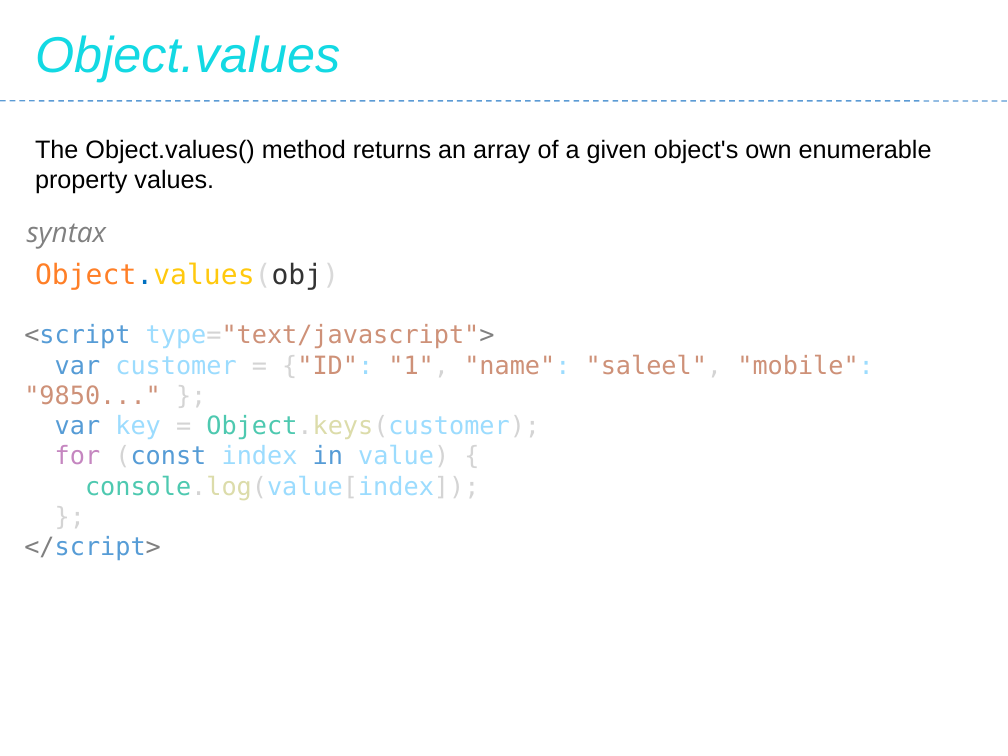
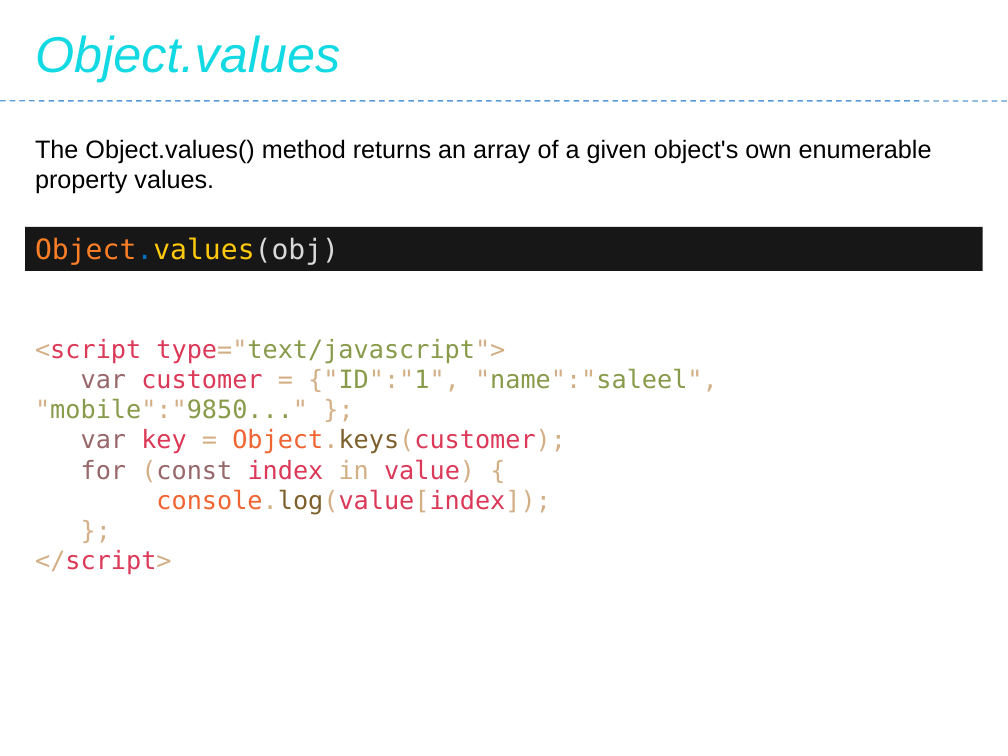
Before and after one commit to Saleel-Bagde/PPT-s, a slide deck: slide 69 of JavaScript.pptx. Drawn at 1008x756 pixels with LibreOffice and Linux fonts; fonts in the diff are those of the drawing. Boxes give left, top, right and bottom in pixels: in the first picture for what was removed or moved away, otherwise in the second. Text is boxed around its words. In the diff, an @@ line names an element or a change of style, - is before the commit and + after.

```diff
--- a/JavaScript.pptx
+++ b/JavaScript.pptx
@@ rectangle "Object.values(obj)": place and size @@
-rectangle "Object.values(obj)" at (35,262,339,290)
+rectangle "Object.values(obj)" at (25,227,983,271)
@@ rectangle "Object.values(obj)" at (25,227,983,271): text colour #333333 to #D9D9D9 in "Object.values(obj)"; fill none to #181717 @@
@@ text removed at (27,223,106,249) @@
-syntax
@@ text "<script type="text/javascript">": place and size @@
-text "<script type="text/javascript">" at (24,324,874,500)
+text "<script type="text/javascript">" at (35,339,718,515)
@@ text at (35,339,566,515): text colour #808080 to #D3AF86 in "<script type="text/javascript">", "</script>"; text colour #569CD6 to #DC3958 in "<script", "</script>"; text colour #9CDCFE to #DC3958 in "type="text/javascript">", "key Object.keys(customer);", "index value)", "console.log(value[index]);"; text colour #D4D4D4 to #D3AF86 in "type="text/javascript">", "= Object.keys(customer);", "(const value) {", "console.log(value[index]);" and 1 more places; text colour #CE9178 to #D3AF86, text colour #CE9178 to #889B4A in "type="text/javascript">"; text colour #569CD6 to #98676A in "var", "(const"; text colour #4EC9B0 to #F06431, text colour #DCDCAA to #7E602C in "Object.keys(customer);", "console.log(value[index]);"; text colour #C586C0 to #98676A in "for"; text colour #569CD6 to #D3AF86 in "in" @@
@@ text at (35,368,718,419): text changed; text colour #CE9178 to #889B4A @@
-var customer = {"ID": "1", "name": "saleel", "mobile": "9850..." };
+var customer = {"ID":"1", "name":"saleel", "mobile":"9850..." };
```
Also in this commit, not shown: 43 other slides changed.
